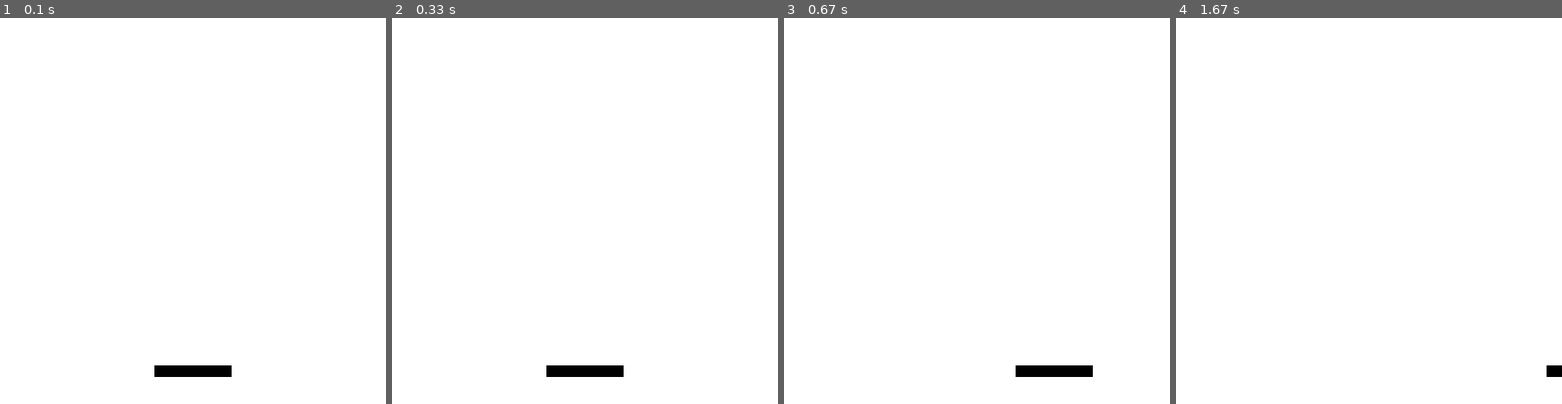
Above: before the commit, frames 1-4 (left to right).
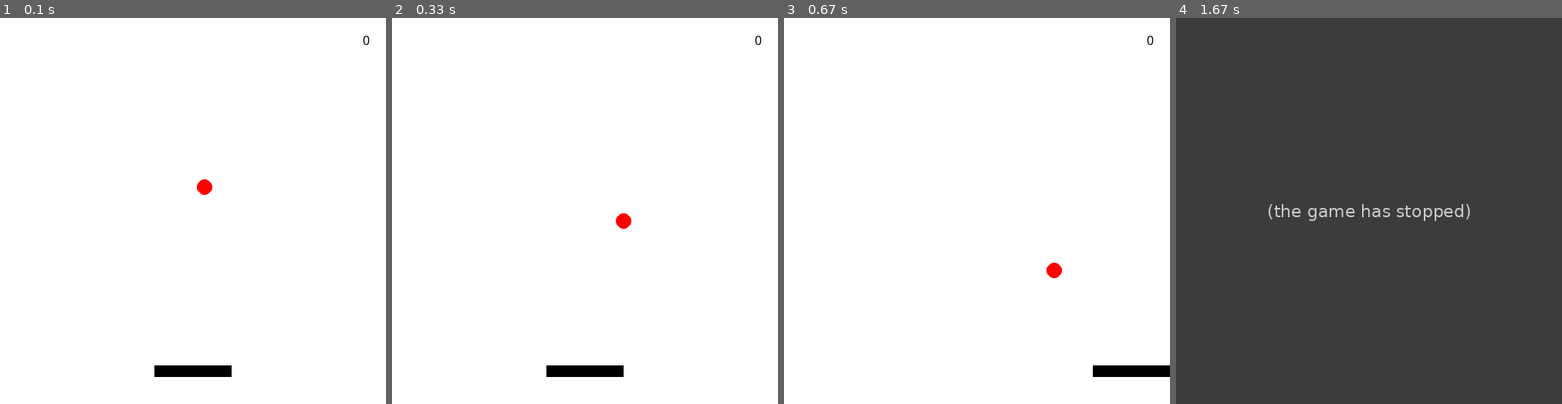
Above: after the commit, the same moments.

Repository: uwohlen/elv_IT2_test1
Game: pygame game, started from Alexander/PyGameTest.py
Same seed, same stepped clock (60 frames per second), same inputs: the game is played once before the commit and once after it.
Inputs:
- Up to frame 1 (0.1 s): no input
- Up to frame 2 (0.33 s): no input
- Up to frame 3 (0.67 s): hold Right from 0.33 s (still down)
- Up to frame 4 (1.67 s): release Right at 0.8 s; hold Right 0.83-1.3 s

The runs differ from the first frame. In frame 1, 0.1% of the frame differs, in the area x 51-96%, y 4-46%; in frame 2, 0.1%; in frame 3, 1.3%; in frame 4, 100%, in the area x 0-100%, y 0-100%.
After the commit the program exited at 1.53 s; later frames show no game.

Commit message:
optimised

Diff:
--- /dev/null
+++ b/Alexander/Pong_optimised.py
@@ -0,0 +1,15 @@
+import pygame as pg, random as rnd
+_, clock, wind, counter, score, Vballs, balls, box = pg.init(), pg.time.Clock(), pg.display.set_mode([500, 500]), 0, 0, [[2.5, 3.2]], [pg.Rect(250, 200, 10, 10)], pg.Rect(200, 450, 100, 15)
+while True:
+    for event in pg.event.get(): if event.type == pg.QUIT: pg.quit()
+    if pg.key.get_pressed()[pg.K_LEFT]: box.move_ip(-10, 0)
+    if pg.key.get_pressed()[pg.K_RIGHT]: box.move_ip(10, 0)
+    for x in range(len(balls)):
+        Vballs[x][1] = -Vballs[x][1] if box.collidepoint(balls[x].x, balls[x].y + 10) else Vballs[x][1]
+        score += 1 if box.collidepoint(balls[x].x, balls[x].y + 10) else 0
+        if balls[x].y + 10 >= wind.get_height(): pg.quit()
+        Vballs[x][0] = -Vballs[x][0] if ((balls[x].x - 10) <= 0 or (balls[x].x + 10) >= wind.get_width()) else Vballs[x][0]
+        Vballs[x][1] = -Vballs[x][1] if ((balls[x].y - 10) <= 0 or (balls[x].y + 10) >= wind.get_height()) else Vballs[x][1]
+        balls[x].move_ip(Vballs[x][0], Vballs[x][1]), pg.draw.circle(wind, (255, 0, 0), (balls[x].x, balls[x].y), 10)
+    counter, _ = counter + 1, (wind.blit(pg.font.SysFont("Arial", 16).render(str(score), True, 0), (470, 20)), pg.draw.rect(wind, 0, box), pg.display.flip(), clock.tick(60), wind.fill((255, 255, 255)))
+    if counter % 360 == 0: balls.append(pg.Rect(rnd.randint(10, 490), rnd.randint(10, 250), 10, 10)), Vballs.append([rnd.choice([1, -1]) * 2.5, 3.2])
--- a/Alexander/PyGameTest.py
+++ b/Alexander/PyGameTest.py
@@ -1,5 +1,5 @@
 import pygame as pg
-
+import random as rnd
 
 pg.init()
 
@@ -7,11 +7,11 @@
 width = 500
 
 wind = pg.display.set_mode([height, width])
-font = pg.font.SysFont("Arial", 12)
+font = pg.font.SysFont("Arial", 16)
 clock = pg.time.Clock()
 
 
-class ball():
+class ball:
     def __init__(self, x, y, r, v, window):
         self.x = x
         self.y = y
@@ -31,12 +31,16 @@
         self.x += self.v[0]
         self.y += self.v[1]
 
+vx = 2.5
+vy = 2.5
 
-balls = [ball(250, 200, 10, [2.5, 3.2], wind), ball(250, 250, 10, [1.5, 2.2], wind)]
+
+balls = [ball(250, 200, 10, [2.5, 3.2], wind)]
 box = pg.Rect(200, 450, 100, 15)
-v = 5
+v = 10
 cont = True
 counter = 0
+score = 0
 while cont:
 
     for event in pg.event.get():
@@ -50,20 +54,31 @@
     if keys[pg.K_RIGHT]:
         box.move_ip(v, 0)
 
-    for ball in balls:
-        if box.collidepoint(ball.x, ball.y + ball.r):
-            ball.v[1] = -ball.v[1]
-        ball.move()
-        ball.draw()
+    wind.fill((255, 255, 255))
+
+    for singleball in balls:
+        if box.collidepoint(singleball.x, singleball.y + singleball.r):
+            singleball.v[1] = -singleball.v[1]
+            score += 1
+        if singleball.y + singleball.r >= wind.get_height():
+            cont = False
+            break
+        singleball.move()
+        singleball.draw()
+
+    img = font.render(str(score), True, 0)
+    wind.blit(img, (470, 20))
 
 
-    wind.fill((255, 255, 255))
+
     pg.draw.rect(wind, 0, box)
     pg.display.flip() # update window
     counter += 1
     clock.tick(60)
 
-
+    if counter % 360 == 0:
+        newball = ball(rnd.randint(10, 490), rnd.randint(10, 250), 10, [rnd.choice([1, -1]) * 2.5, 3.2], wind)
+        balls.append(newball)
 
 
 pg.quit()
